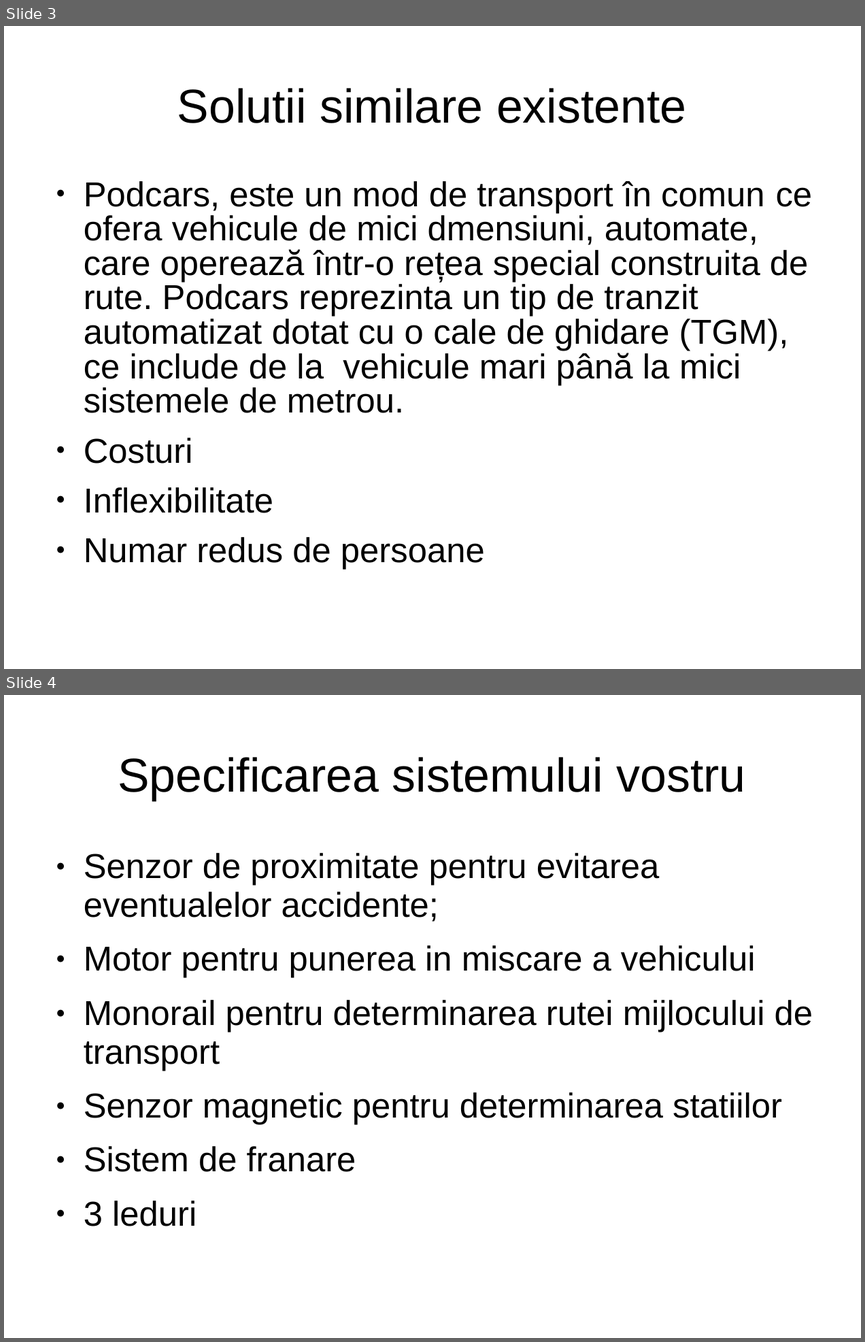
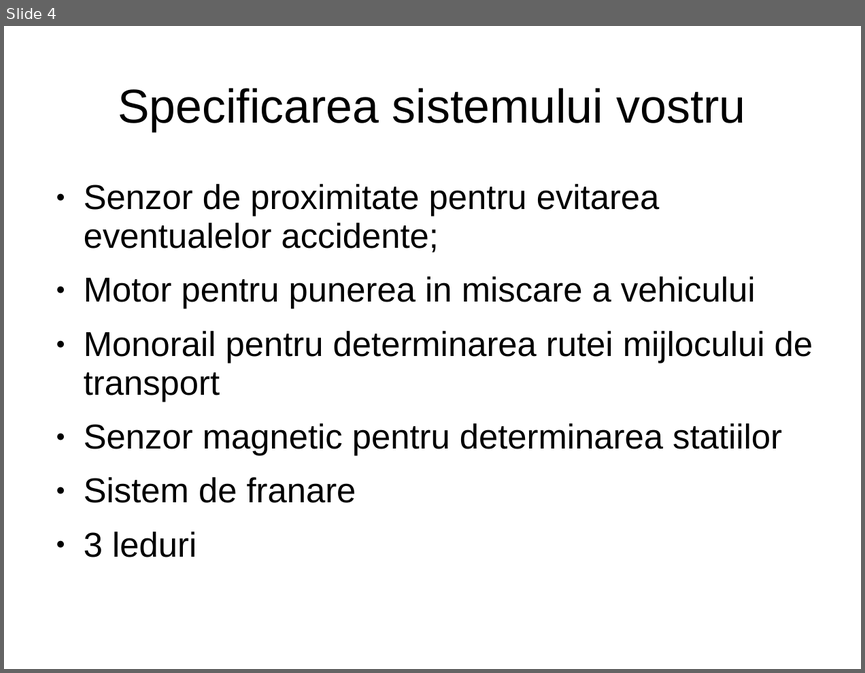
Before and after one commit to astef001/oc2016, a slide deck: TemplateTema-W1-2.ppt. Shown one above the other, each under a label of ours: slides 3 and 4 before the commit, slide 4 after it. The pictures are 865x1342 and 865x673 pixels, drawn with LibreOffice and Linux fonts; fonts in the diff are those of the drawing. Boxes give left, top, right and bottom in pixels: in the first picture for what was removed or moved away, otherwise in the second. Text is boxed around its words. In the diff, an @@ line names an element or a change of style, - is before the commit and + after.

```diff
--- a/TemplateTema-W1-2.ppt
+++ b/TemplateTema-W1-2.ppt
@@ slide 3 removed at (4, 26, 861, 669), background #FFFFFF @@
@@ title removed at (177, 88, 686, 123) @@
-Solutii similare existente
@@ text removed at (84, 181, 813, 569) @@
-● Podcars, este un mod de transport în comun ce ofera vehicule de mici dmensiuni, automate, care operează într-o rețea special construita de rute. Podcars reprezinta un tip de tranzit automatizat dotat cu o cale de ghidare (TGM), ce include de la vehicule mari până la mici sistemele de metrou.
-● Costuri
-● Inflexibilitate
-● Numar redus de persoane
```
Also in this commit, not shown: 3 slides changed, 1 slide added.
